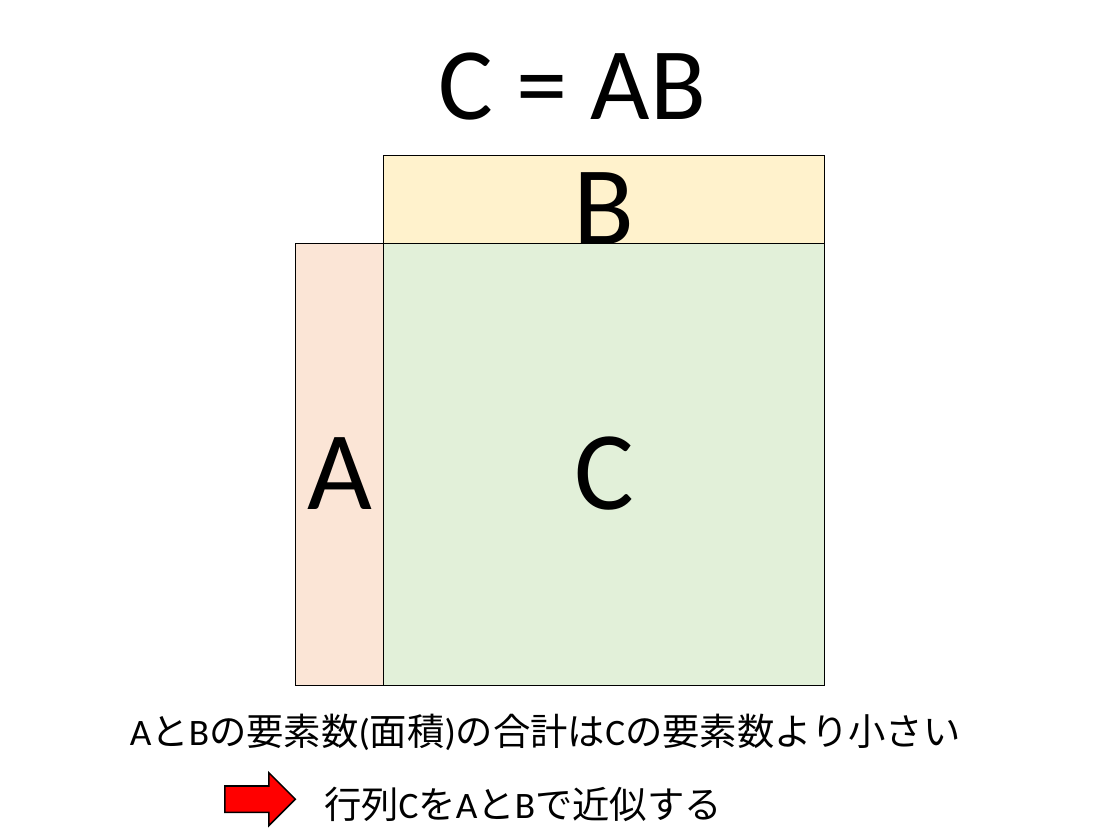
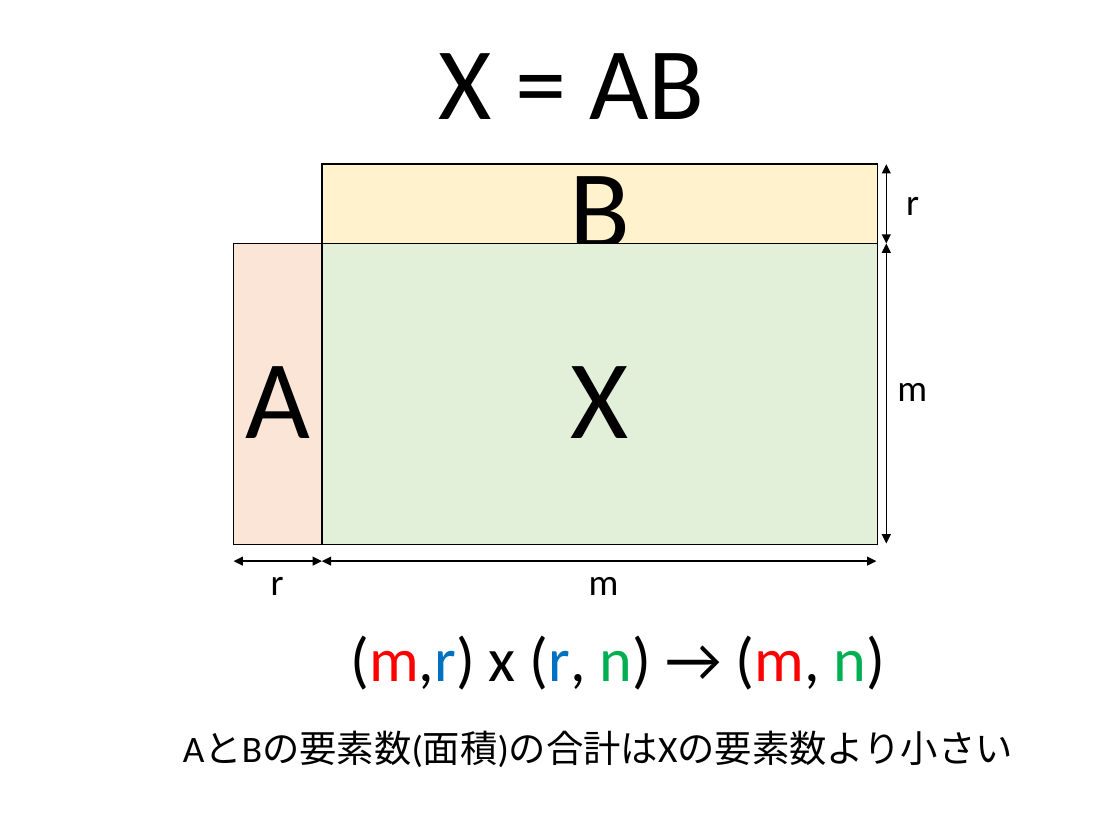
Before and after one commit to kaityo256/qiita, a slide deck: slide 2 of daimyo_svd/fig.pptx. Drawn at 1120x840 pixels with LibreOffice and Linux fonts; fonts in the diff are those of the drawing. Boxes give left, top, right and bottom in pixels: in the first picture for what was removed or moved away, otherwise in the second. Text is boxed around its words. In the diff, an @@ line names an element or a change of style, - is before the commit and + after.

```diff
--- a/daimyo_svd/fig.pptx
+++ b/daimyo_svd/fig.pptx
@@ text at bbox=[439, 53, 704, 119]: text changed @@
-C = AB
+X = AB
@@ rectangle "B": place and size @@
-rectangle "B" at bbox=[384, 156, 825, 244]
+rectangle "B" at bbox=[321, 165, 877, 244]
@@ double arrow added from (886, 165) to (886, 244), #000000 1 pt @@
@@ text added at bbox=[906, 197, 919, 215], 24 pt, text #000000 @@
+r
@@ rectangle "A": place and size @@
-rectangle "A" at bbox=[296, 244, 384, 687]
+rectangle "A" at bbox=[234, 244, 323, 545]
@@ rectangle "X": place and size @@
-rectangle "X" at bbox=[384, 244, 825, 687]
+rectangle "X" at bbox=[321, 244, 877, 545]
@@ double arrow added from (886, 244) to (886, 543), #000000 1 pt @@
@@ text in rectangle at bbox=[571, 366, 629, 438]: text changed @@
-C
+X
@@ text added at bbox=[897, 383, 927, 401], 24 pt, text #000000 @@
+m
@@ double arrow added from (234, 561) to (321, 561), #000000 1 pt @@
@@ double arrow added from (321, 561) to (876, 561), #000000 1 pt @@
@@ text added at bbox=[271, 577, 284, 595], 24 pt, text #000000 @@
+r
@@ text added at bbox=[589, 577, 619, 595], 24 pt, text #000000 @@
+m
@@ text added at bbox=[350, 635, 886, 690], 40 pt, text #000000 @@
+(m,r) x (r, n) → (m, n)
@@ text at bbox=[183, 731, 1013, 767]: text changed @@
-AとBの要素数(面積)の合計はCの要素数より小さい
+AとBの要素数(面積)の合計はXの要素数より小さい
@@ right arrow removed at bbox=[225, 773, 296, 825] @@
@@ text removed at bbox=[324, 786, 722, 821] @@
-行列CをAとBで近似する
```
Also in this commit, not shown: 1 other slide changed, 5 other files.
